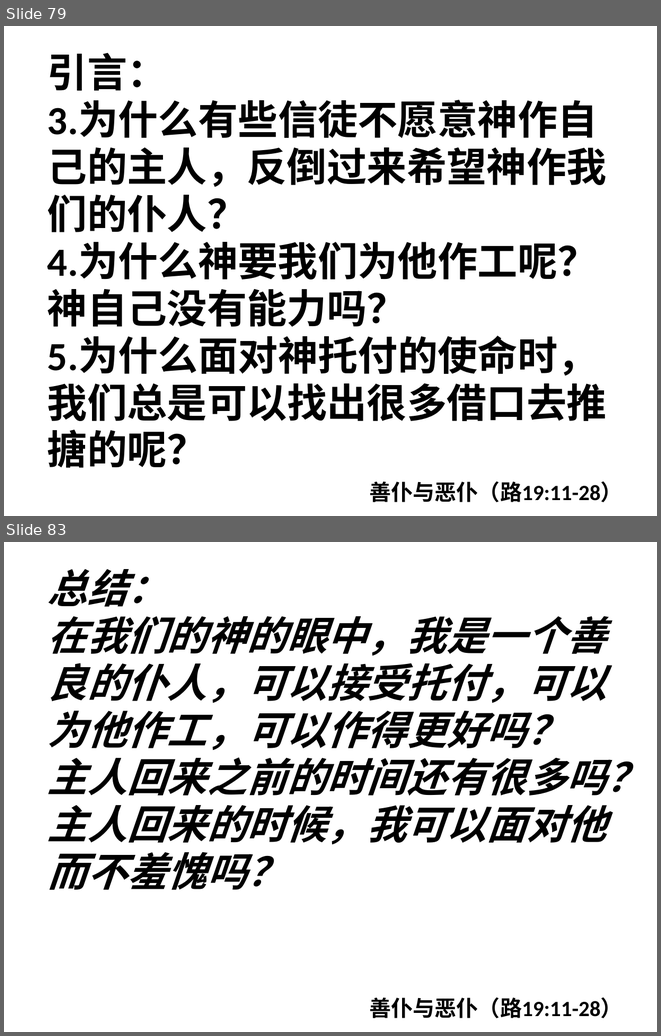
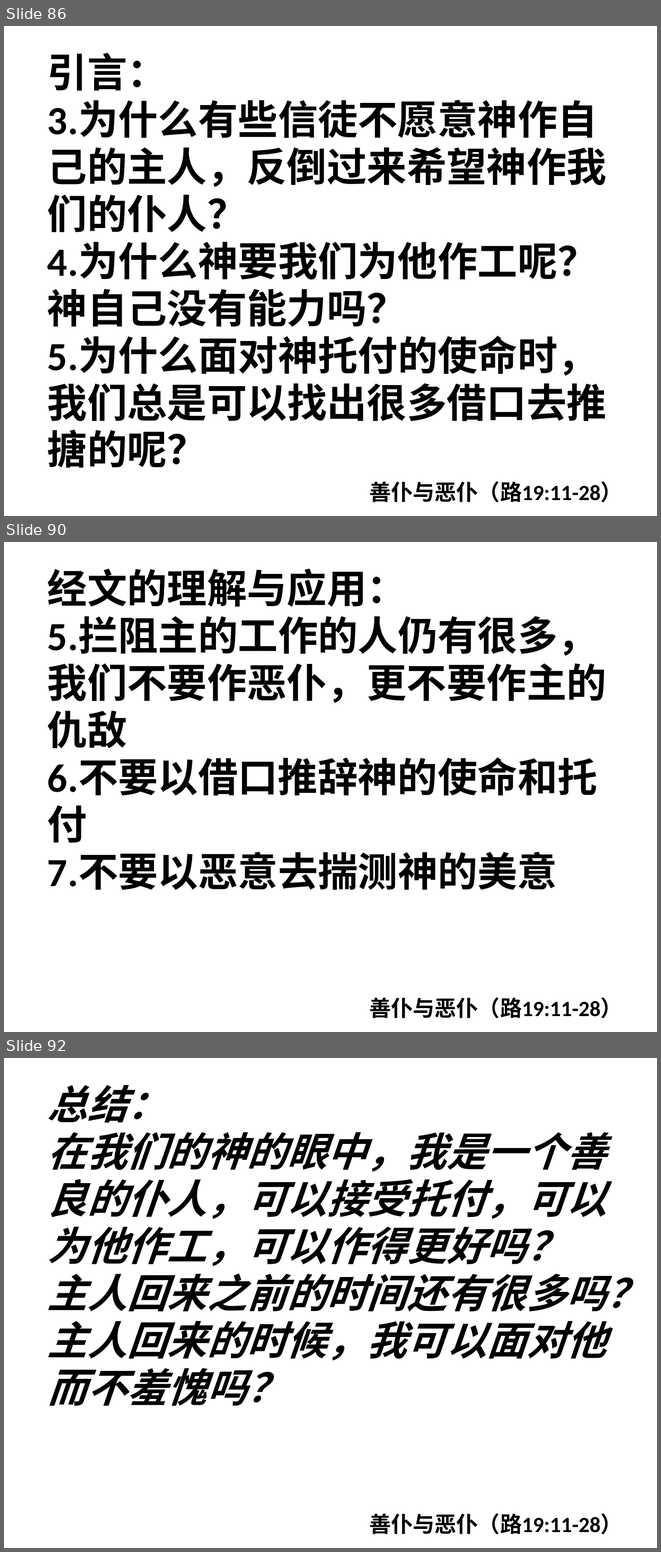
Before and after one commit to jackey-qiu/pyworship, a slide deck: 2023-08-16.pptx. Shown one above the other, each under a label of ours: slides 79 and 83 before the commit, slides 86, 90 and 92 after it; the slides between them are not shown. The pictures are 661x1036 and 661x1552 pixels, drawn with LibreOffice and Linux fonts; fonts in the diff are those of the drawing. Boxes give left, top, right and bottom in pixels: in the first picture for what was removed or moved away, otherwise in the second. Text is boxed around its words. In the diff, an @@ line names an element or a change of style, - is before the commit and + after.

```diff
--- a/2023-08-16.pptx
+++ b/2023-08-16.pptx
@@ slide 90 added at [4, 542, 657, 1032], background #FFFFFF @@
@@ text added at [47, 568, 607, 890], 44 pt, text #000000, bold @@
+经文的理解与应用：
+5.拦阻主的工作的人仍有很多，我们不要作恶仆，更不要作主的仇敌
+6.不要以借口推辞神的使命和托付
+7.不要以恶意去揣测神的美意
@@ text added at [370, 997, 623, 1018], 24 pt, text #000000, bold @@
+善仆与恶仆（路19:11-28）
@@ what was slide 79 is now slide 86 @@
@@ what was slide 83 is now slide 92 @@
```
Also in this commit, not shown: 7 slides changed, 10 other slides added, 1 slide removed, 2 other files.
